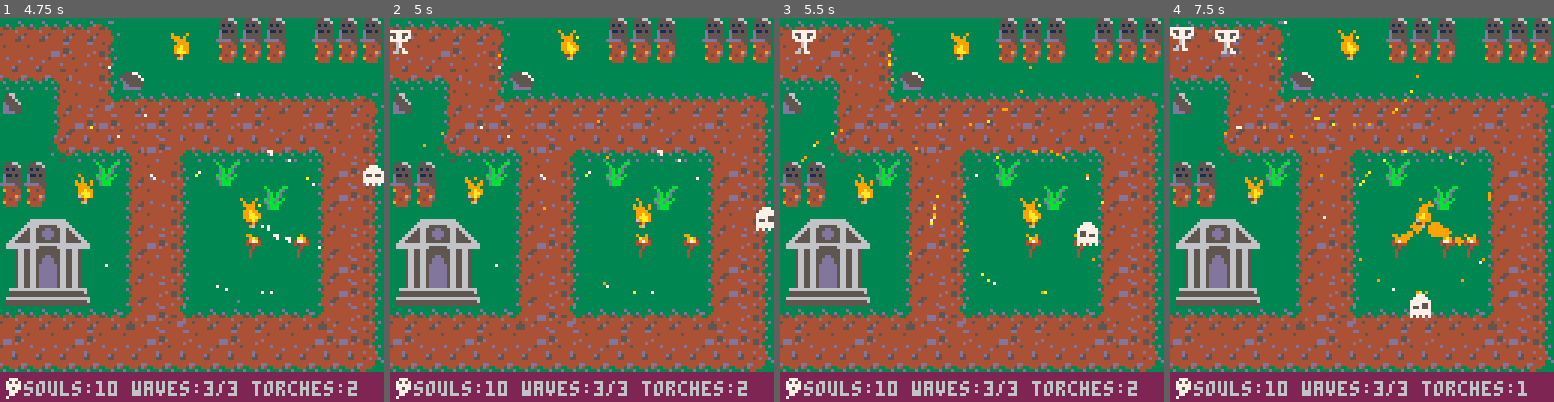
Above: before the commit, frames 1-4 (left to right).
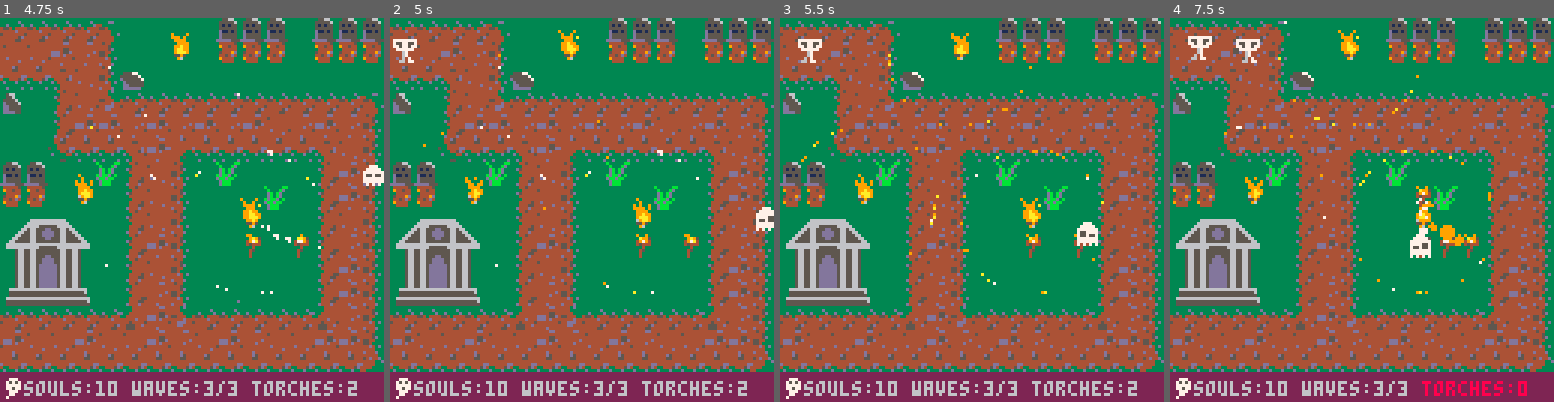
Above: after the commit, the same moments.

Repository: NicolaMigliore/grave_defence
Game: PICO-8 cartridge grave_defence.p8
Same seed, same stepped clock (60 frames per second), same inputs: the game is played once before the commit and once after it.
Inputs:
- Up to frame 1 (4.75 s): tap O (Z key) at 0.33, 0.7, 1.43, 2.22, 3.1, 3.98 s; tap X (X key) at 1.07, 2.07, 2.4, 2.73, 3.07, 3.4, 3.73, 4.07, 4.4, 4.73 s; hold Left 1.97-2.37 s; hold Down 2.42-2.82 s; hold Right 2.87-3.53 s; hold Up 3.58-4.08 s; hold Right 4.13-4.53 s; hold Down from 4.58 s (still down)
- Up to frame 2 (5 s): keep holding Down; tap O (Z key) at 4.87 s
- Up to frame 3 (5.5 s): tap X (X key) at 5.07, 5.4 s; release Down at 5.08 s; hold Left from 5.13 s (still down)
- Up to frame 4 (7.5 s): tap X (X key) every 0.33 s from 5.73 to 7.4 s; tap O (Z key) at 5.75, 6.63 s; release Left at 5.8 s; hold Up 5.85-6.18 s; hold Left 6.23-6.63 s; hold Down 6.68-7.08 s; hold Right from 7.13 s (still down)

Frame 1 is identical in both runs. In frame 2, 0.3% of the frame differs, in the area x 0-8%, y 3-12%; in frame 3, 0.4%; in frame 4, 2.6%, in the area x 0-93%, y 2-99%.

Commit message:
Change enemy movement and added levels

Diff:
--- a/grave_defence.p8
+++ b/grave_defence.p8
@@ -113,24 +113,24 @@
 d66666666666666666d0d5555dd5555d55ddd5555d55dd55dd5555d5555d00000000000000000000000000000000000000000000000000000000000000000000
 0ddddddddddddddddd000dddddddddddddddddddddddddddddddddddddd000000000000000000000000000000000000000000000000000000000000000000000
 __gff__
-0200000101010000000000000101010100000000000000000002020202000000000000000000000002020202020200000100000000000000020202020202000000000000000000000000000000000000000000000000000000000000000000000000000000000000010101010000000000000000000000000101010100000000
+0200000101010000000000000000000000000000000000000002020202000000000000000000000002020202020200000100000000000000020202020202000000000000000000000000000000000000000000000000000000000000000000000000000000000000010101010000000000000000000000000101010100000000
 0000000000000000000000000000000000000000000000000000000000000000000000000000000000000000000000000000000000000000000000000000000000000000000000000000000000000000000000000000000000000000000000000000000000000000000000000000000000000000000000000000000000000000
 __map__
-191919192b00000000323232003232324c4d4e4f323200000c0000001f000000191919192b0000000000002a191919190000000000000000000000000000000000000000000000000000000000000000000000000000000000000000000000000000000000000000000000000000000000000000000000000000000000000000
-383828291c00000c00333333003333335c5d5e5f33332a191919191919192b00293829381c004c4d4e4f001a382938290000000000000000000000000000000000000000000000000000000000000000000000000000000000000000000000000000000000000000000000000000000000000000000000000000000000000000
-39392d381c1e000000000000000000006c6d6e6f32321a383829383829291c3239392d291c0c5c5d5e5f0c1a292c39390000000000000000000000000000000000000000000000000000000000000000000000000000000000000000000000000000000000000000000000000000000000000000000000000000000000000000
-1d001a383c191919191919191919192b7c7d7e7f33331a292c3939392d381c3300001a381c006c6d6e6f001a381c00000000000000000000000000000000000000000000000000000000000000000000000000000000000000000000000000000000000000000000000000000000000000000000000000000000000000000000
-00001a2828292829282928382928291c2a3d3c1919193d291c0000001a381c0000001a291c007c7d7e7f001a291c00000000000000000000000000000000000000000000000000000000000000000000000000000000000000000000000000000000000000000000000000000000000000000000000000000000000000000000
-00003a39392d282c39393939392d381c1a292938383829381c0000001a381c001f001a383c19193d3c19193d381c00000000000000000000000000000000000000000000000000000000000000000000000000000000000000000000000000000000000000000000000000000000000000000000000000000000000000000000
-323200001f1a381c001f0000001a281c1a382c3939392d381c000e001a291c3200003a3939392d29292c3939393b00000000000000000000000000000000000000000000000000000000000000000000000000000000000000000000000000000000000000000000000000000000000000000000000000000000000000000000
-3333000c001a381c0000001f001a281c1a291c0000001a291c0000001a291c333232000000001a38291c0000004a4b000000000000000000000000000000000000000000000000000000000000000000000000000000000000000000000000000000000000000000000000000000000000000000000000000000000000000000
-4c4d4e4f001a381c00000c00001a381c1a381c000c001a381c6a6b001a381c003333000e00001a29291c00000d5a5b000000000000000000000000000000000000000000000000000000000000000000000000000000000000000000000000000000000000000000000000000000000000000000000000000000000000000000
-5c5d5e5f001a281c00000000001a291c1a291c0000001a291c7a7b001a291c000000000000001a38291c001f000000000000000000000000000000000000000000000000000000000000000000000000000000000000000000000000000000000000000000000000000000000000000000000000000000000000000000000000
-6c6d6e6f001a381c00000000001a281c1a383c1919193d383c1919193d381c321919191919193d29293c1919191919190000000000000000000000000000000000000000000000000000000000000000000000000000000000000000000000000000000000000000000000000000000000000000000000000000000000000000
-7c7d7e7f001a291c00000000001a281c1a382938382938383829293838291c33292929382938293829383838293838290000000000000000000000000000000000000000000000000000000000000000000000000000000000000000000000000000000000000000000000000000000000000000000000000000000000000000
-19191919193d283c19191919193d291c3a39393939393939393939392d291c00393939393939393939393939393939390000000000000000000000000000000000000000000000000000000000000000000000000000000000000000000000000000000000000000000000000000000000000000000000000000000000000000
-2838382838382829382829383828281c001f000000000000000000001a291c00000000000c00000000001e0c000000000000000000000000000000000000000000000000000000000000000000000000000000000000000000000000000000000000000000000000000000000000000000000000000000000000000000000000
-3939393939393939393939393939393b000000000000000c000000001a291c00000000000000000000000000000000000000000000000000000000000000000000000000000000000000000000000000000000000000000000000000000000000000000000000000000000000000000000000000000000000000000000000000
+191919192b00000000323232003232324c4d4e4f323200000c0000001f000000191919192b0000000000002a191919190000001d00000000003232004c4d4e4f1919191919192b000000000000000000000000000000000000000000000000000000000000000000000000000000000000000000000000000000000000000000
+383828291c00000c00333333003333335c5d5e5f33332a191919191919192b00293829381c004c4d4e4f001a382938291919191919192b00003333005c5d5e5f3838383838381c0000000d002a191919000000000000000000000000000000000000000000000000000000000000000000000000000000000000000000000000
+39392d381c1e000000000000000000006c6d6e6f32321a383829383829291c3239392d291c0c5c5d5e5f0c1a292c39393838282938291c00000d00006c6d6e6f393939392d381c00000000001a383838000000000000000000000000000000000000000000000000000000000000000000000000000000000000000000000000
+1d001a383c191919191919191919192b7c7d7e7f33331a292c3939392d381c3300001a381c006c6d6e6f001a381c0000393939392d281c00000000007c7d7e7f000000001a383c19191919193d382c39000000000000000000000000000000000000000000000000000000000000000000000000000000000000000000000000
+00001a2828292829282928382928291c2a3d3c1919193d291c0000001a381c0000001a291c007c7d7e7f001a291c0000000000001a381c0000002a19193d3c19000d00001a3838383838383838381c00000000000000000000000000000000000000000000000000000000000000000000000000000000000000000000000000
+00003a39392d282c39393939392d381c1a292938383829381c0000001a381c001f001a383c19193d3c19193d381c0000320000001a381c0000001a3838282938000000001a382c393939393939393b00000000000000000000000000000000000000000000000000000000000000000000000000000000000000000000000000
+323200001f1a381c001f0000001a281c1a382c3939392d381c000e001a291c3200003a3939392d29292c3939393b0000330c00001a381c0000001a292c393939000000001a381c0000000e0000000000000000000000000000000000000000000000000000000000000000000000000000000000000000000000000000000000
+3333000c001a381c0000001f001a281c1a291c0000001a291c0000001a291c333232000000001a38291c0000004a4b00320000001a281c0000001a381c0000004c4d4e4f1a383c191919191919192b00000000000000000000000000000000000000000000000000000000000000000000000000000000000000000000000000
+4c4d4e4f001a381c00000c00001a381c1a381c000c001a381c6a6b001a381c003333000e00001a29291c00000d5a5b00330000001a381c0000001a281c0000005c5d5e5f1a3838383838383838381c00000000000000000000000000000000000000000000000000000000000000000000000000000000000000000000000000
+5c5d5e5f001a281c00000000001a291c1a291c0000001a291c7a7b001a291c000000000000001a38291c001f00000000000000001a291c000e001a291c000c006c6d6e6f3a393939393939392d381c00000000000000000000000000000000000000000000000000000000000000000000000000000000000000000000000000
+6c6d6e6f001a381c00000000001a281c1a383c1919193d383c1919193d381c321919191919193d29293c191919191919000000001a291c0000001a381c0000007c7d7e7f0000000c000000001a381c00000000000000000000000000000000000000000000000000000000000000000000000000000000000000000000000000
+7c7d7e7f001a291c00000000001a281c1a382938382938383829293838291c3329292938293829382938383829383829191919193d383c1919193d281c1f00002a3d3c1919191919191919193d383c19000000000000000000000000000000000000000000000000000000000000000000000000000000000000000000000000
+19191919193d283c19191919193d291c3a39393939393939393939392d291c00393939393939393939393939393939393838283829382838293838291c0000001a383838383838383838383838383838000000000000000000000000000000000000000000000000000000000000000000000000000000000000000000000000
+2838382838382829382829383828281c001f000000000000000000001a291c00000000000c00000000001e0c000000003939393939393939393939393b0000003a393939393939393939393939393939000000000000000000000000000000000000000000000000000000000000000000000000000000000000000000000000
+3939393939393939393939393939393b000000000000000c000000001a291c000000000000000000000000000000000000001f0000000000000000000000000000000000000000000000000000000000000000000000000000000000000000000000000000000000000000000000000000000000000000000000000000000000
 
 
 
--- a/scripts/enemy.lua
+++ b/scripts/enemy.lua
@@ -41,7 +41,7 @@
 
 function add_enemy(_x,_y,_kind,_path)
     _kind= _kind or 1
-    local speed = 0.04
+    local speed = 0.18
     local hp=40
     local sprite_size = 1
     local sprites={64,65,66,65}
@@ -50,10 +50,10 @@
         hp = 80
         sprite_size = 2
         sprites = {96,98,100,98}
-        speed = 0.02
+        speed = 0.095
     elseif _kind==3 then
-        hp = 100
-        speed = 0.02
+        hp = 120
+        speed = 0.1
         sprite_size = 2
         sprites = {67,69,71,69}
     end
@@ -95,10 +95,11 @@
 
 function move_enemy(_e)
     local target = _e.path[1]
-    local dx = _e.x - target[1]
-    local dy = _e.y - target[2]
+    local dist_x = target[1] - _e.x
+    local dist_y = target[2] - _e.y
 
-    if abs(dx) < 1 and abs(dy) < 1 then
+    -- if target has been reached, look for next one or sub souls
+    if abs(dist_x) < 1 and abs(dist_y) < 1 then
         deli(_e.path,1)
         if #_e.path > 0 then
             move_enemy(_e)
@@ -108,8 +109,16 @@
         end
     end
 
-    _e.x -= dx * _e.speed
-    _e.y -= dy * _e.speed
+    -- override to avoid cobblestoning
+    if (abs(dist_x) < 0.5) dist_x=0
+    if (abs(dist_y) < 0.5) dist_y=0
+
+    -- move the enemy
+    local dx = sgn(dist_x)
+    local dy = sgn(dist_y)
+
+    _e.x += dx * _e.speed
+    _e.y += dy * _e.speed
 end
 
 function hit_enemy(_e,_damage)
--- a/scripts/level.lua
+++ b/scripts/level.lua
@@ -28,7 +28,7 @@
     local nodes={}
     for p in all(_path) do
         local coords = split(p)
-        add(nodes,{coords[1]*8,coords[2]*8})
+        add(nodes,{(coords[1]*8)+4,(coords[2]*8)+2})
     end
     return nodes
 end
@@ -52,8 +52,8 @@
         souls=10
         available_torches=4
         -- setup nodes
-        path_1 = path_to_nodes({"0,1","1,1","2,1","3,1","3,2","3,3","3,4","4,4","5,4","6,4","6,5","6,6","6,7","6,8","6,9","6,10","6,11","6,13","5,13","4,13","3,13","2,13","2,12","2,11"})
-        path_2 = path_to_nodes({"0,1","1,1","2,1","3,1","3,2","3,3","3,4","4,4","5,4","6,4","7,4","8,4","9,4","10,4","11,4","12,4","13,4","14,4","14,5","14,6","14,7","14,8","14,9","14,10","14,11","14,12","14,13","13,13","12,13","11,13","10,13","9,13","8,13","7,13","6,13","5,13","4,13","3,13","2,13","2,12","2,11"})
+        path_1 = path_to_nodes({"0,1","3,1","3,4","6,4","6,8","6,13","2,13","1,11"})
+        path_2 = path_to_nodes({"0,1","3,1","3,4","6,4","14,4","14,8","14,13","6,13","2,13","1,11"})
         waves = {
             { kind=1, nbr=10, cd=60, cur_enemy_cd=60, enemy_cd=120, nodes=path_1 },
             { kind=1, nbr=7, cd=60, cur_enemy_cd=0, enemy_cd=120, nodes=path_2 },
@@ -63,9 +63,9 @@
         souls=10
         available_torches=5
         -- setup nodes
-        path_1 = path_to_nodes({"29,15","29,14","29,13","29,12","29,11","28,11","27,11","26,11","25,11","24,11","23,11","22,11","21,11","20,11","19,11","18,11","17,11","17,10","17,9","17,8","17,7","17,6","17,5","18,4","18,3"})
-        path_2 = path_to_nodes({"29,15","29,14","29,13","29,12","29,11","29,10","29,9","29,8","29,7","29,6","29,5","29,4","29,3","29,2","28,2","27,2","26,2","25,2","24,2","23,2", "23,3","23,4","23,5","22,5","21,5","20,5","19,5","18,5","18,4","18,3"})
-        path_3 = path_to_nodes({"29,15","29,14","29,13","29,12","29,11","28,11","27,11","26,11","25,11","24,11","23,11","23,10","23,9","23,8","23,7","23,6","23,5","22,5","21,5","20,5","19,5","18,5","18,3"})
+        path_1 = path_to_nodes({"29,15","29,11","23,11","17,11","17,3","18,3"})
+        path_2 = path_to_nodes({"29,15","29,6","29,2","23,2","23,5","18,5","18,3"})
+        path_3 = path_to_nodes({"29,15","29,11","23,11","23,5","18,5","18,3"})
         waves = {
             { kind=1, nbr=5, cd=60, cur_enemy_cd=0, enemy_cd=120, nodes=path_1 },
             { kind=2, nbr=5, cd=60, cur_enemy_cd=0, enemy_cd=360, nodes=path_2 },
@@ -78,10 +78,10 @@
         souls=5
         available_torches=5
         -- setup nodes
-        path_1 = path_to_nodes({"32,11","33,11","34,11","35,11","36,11","37,11","38,11","39,11","39,10","39,9","39,8","39,7","39,6","39,5","39,4"})
-        path_2 = path_to_nodes({"47,11","46,11","45,11","44,11","43,11","42,11","41,11","40,11","40,10","40,9","40,8","40,7","40,6","40,5","40,4"})
-        path_3 = path_to_nodes({"32,1","33,1","34,1","35,1","35,2","35,3","35,4","35,5","36,5","37,5","38,5","39,5","40,4"})
-        path_4 = path_to_nodes({"47,1","46,1","45,1","44,1","44,2","44,3","44,4","44,5","43,5","42,5","41,5","40,5","39,4"})
+        path_1 = path_to_nodes({"31,11","39,11","40,8","39,4"})
+        path_2 = path_to_nodes({"48,11","40,11","39,8","40,4"})
+        path_3 = path_to_nodes({"31,1","35,1","35,5","39,5","40,4"})
+        path_4 = path_to_nodes({"48,1","44,1","44,5","40,5","39,4"})
         waves = {
             { kind=1, nbr=7, cd=60, cur_enemy_cd=0, enemy_cd=120, nodes=path_1 },
             { kind=1, nbr=7, cd=60, cur_enemy_cd=0, enemy_cd=120, nodes=path_2 },
@@ -92,6 +92,41 @@
             { kind=2, nbr=3, cd=600, cur_enemy_cd=0, enemy_cd=120, nodes=path_4 },
             { kind=1, nbr=7, cd=600, cur_enemy_cd=0, enemy_cd=120, nodes=path_2 },
             { kind=1, nbr=7, cd=120, cur_enemy_cd=0, enemy_cd=120, nodes=path_1 }
+        }
+    elseif _cur_lvl==4 then
+        souls=10
+        available_torches=5
+        -- setup nodes
+        path_1 = path_to_nodes({"47,12","53,12","59,12","59,5","61,5","62,3"})
+        path_2 = path_to_nodes({"47,2","53,2","53,12","59,12","59,5","61,5","62,3"})
+        waves = {
+            { kind=1, nbr=10, cd=60, cur_enemy_cd=0, enemy_cd=120, nodes=path_1 },
+            { kind=1, nbr=5, cd=60, cur_enemy_cd=0, enemy_cd=120, nodes=path_1 },
+            { kind=1, nbr=10, cd=60, cur_enemy_cd=0, enemy_cd=120, nodes=path_2 },
+            { kind=1, nbr=5, cd=60, cur_enemy_cd=0, enemy_cd=120, nodes=path_1 },
+            { kind=1, nbr=10, cd=60, cur_enemy_cd=0, enemy_cd=120, nodes=path_2 },
+            { kind=2, nbr=5, cd=60, cur_enemy_cd=0, enemy_cd=360, nodes=path_1 }
+        }
+    elseif _cur_lvl==5 then
+        souls=5
+        available_torches=5
+        -- setup nodes
+        path_1 = path_to_nodes({"80,2","77,2","77,4","69,4","69,8","77,8","77,12","71,12","66,12","65,10"})
+        path_2 = path_to_nodes({"63,1","69,1","69,4","69,8","77,8","77,12","71,12","66,12","65,10"})
+        path_3 = path_to_nodes({"80,12","71,12","66,12","65,10"})
+        waves = {
+            { kind=2, nbr=2, cd=60, cur_enemy_cd=0, enemy_cd=360, nodes=path_1 },
+            { kind=1, nbr=5, cd=60, cur_enemy_cd=0, enemy_cd=120, nodes=path_2 },
+            { kind=2, nbr=2, cd=60, cur_enemy_cd=0, enemy_cd=360, nodes=path_2 },
+            { kind=1, nbr=5, cd=60, cur_enemy_cd=0, enemy_cd=120, nodes=path_1 },
+
+            { kind=1, nbr=10, cd=60, cur_enemy_cd=0, enemy_cd=120, nodes=path_2 },
+            { kind=1, nbr=10, cd=0, cur_enemy_cd=0, enemy_cd=120, nodes=path_1 },
+            { kind=3, nbr=2, cd=60, cur_enemy_cd=0, enemy_cd=360, nodes=path_2 },
+            { kind=3, nbr=2, cd=0, cur_enemy_cd=0, enemy_cd=360, nodes=path_1 },
+            { kind=1, nbr=5, cd=0, cur_enemy_cd=0, enemy_cd=120, nodes=path_1 },
+            { kind=1, nbr=5, cd=0, cur_enemy_cd=0, enemy_cd=120, nodes=path_2 },
+            { kind=3, nbr=1, cd=0, cur_enemy_cd=0, enemy_cd=360, nodes=path_3 }
         }
     end
 
